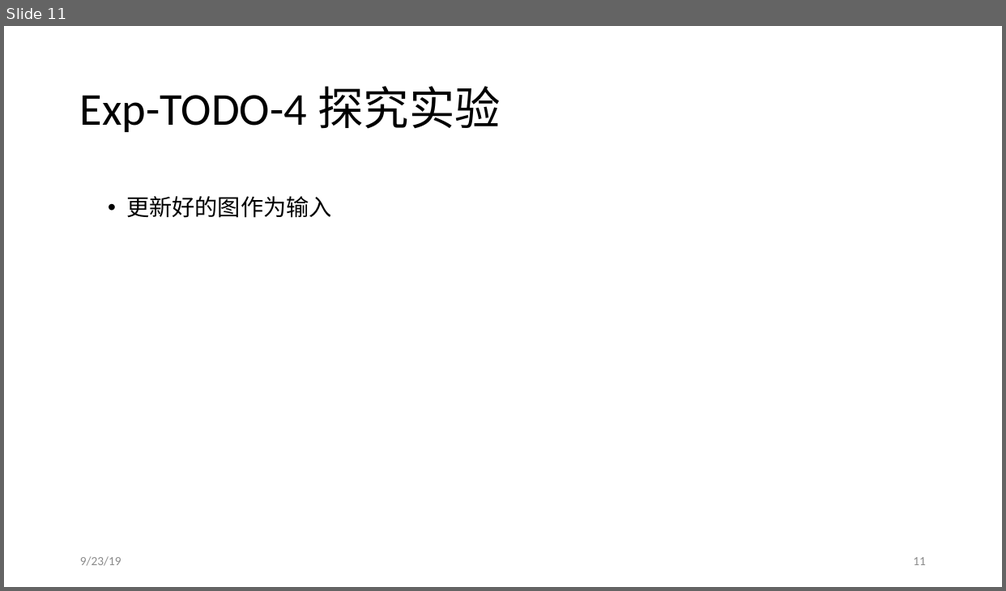
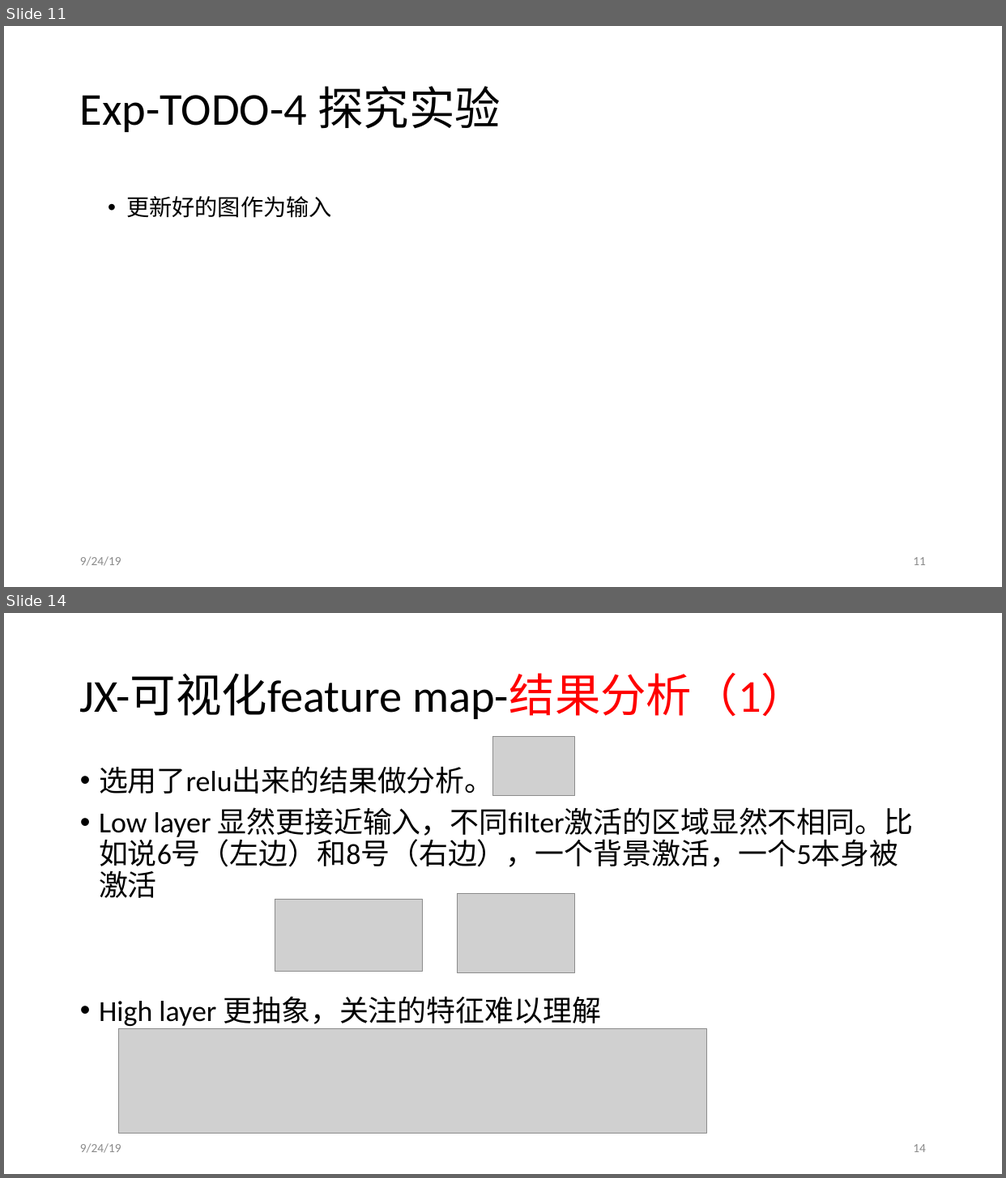
Before and after one commit to JiaxinZhuang/Interpretation, a slide deck: ppt/Interpretation-9-20.pptx. Shown one above the other, each under a label of ours: slide 11 before the commit, slides 11 and 14 after it; the slides between them are not shown. The pictures are 1006x591 and 1006x1178 pixels, drawn with LibreOffice and Linux fonts; fonts in the diff are those of the drawing; grey boxes stand for pictures. Boxes give left, top, right and bottom in pixels: in the first picture for what was removed or moved away, otherwise in the second. Text is boxed around its words. In the diff, an @@ line names an element or a change of style, - is before the commit and + after.

```diff
--- a/ppt/Interpretation-9-20.pptx
+++ b/ppt/Interpretation-9-20.pptx
@@ slide 14 added at bbox=[4, 613, 1002, 1174], background #FFFFFF @@
@@ title added at bbox=[80, 673, 807, 719], 44 pt, text #000000 @@
+JX-可视化feature map-结果分析（1）
@@ picture added at bbox=[493, 736, 575, 796] @@
@@ text added at bbox=[99, 761, 914, 1029], 28 pt, text #000000 @@
+• 选用了relu出来的结果做分析。
+• Low layer 显然更接近输入，不同filter激活的区域显然不相同。比如说6号（左边）和8号（右边），一个背景激活，一个5本身被激活
+• High layer 更抽象，关注的特征难以理解
@@ picture added at bbox=[275, 899, 423, 971] @@
@@ picture added at bbox=[457, 894, 574, 973] @@
@@ picture added at bbox=[118, 1029, 707, 1133] @@
@@ text added at bbox=[80, 1144, 121, 1153], 12 pt, text #8C8C8C @@
+9/24/19
@@ page number added at bbox=[913, 1144, 926, 1152], 12 pt, text #8C8C8C @@
+14
@@ slide 11 changed as well @@
@@ text at bbox=[80, 557, 121, 566]: text changed @@
-9/23/19
+9/24/19
```
Also in this commit, not shown: 12 other slides changed, 5 other slides added, 6 other files.
